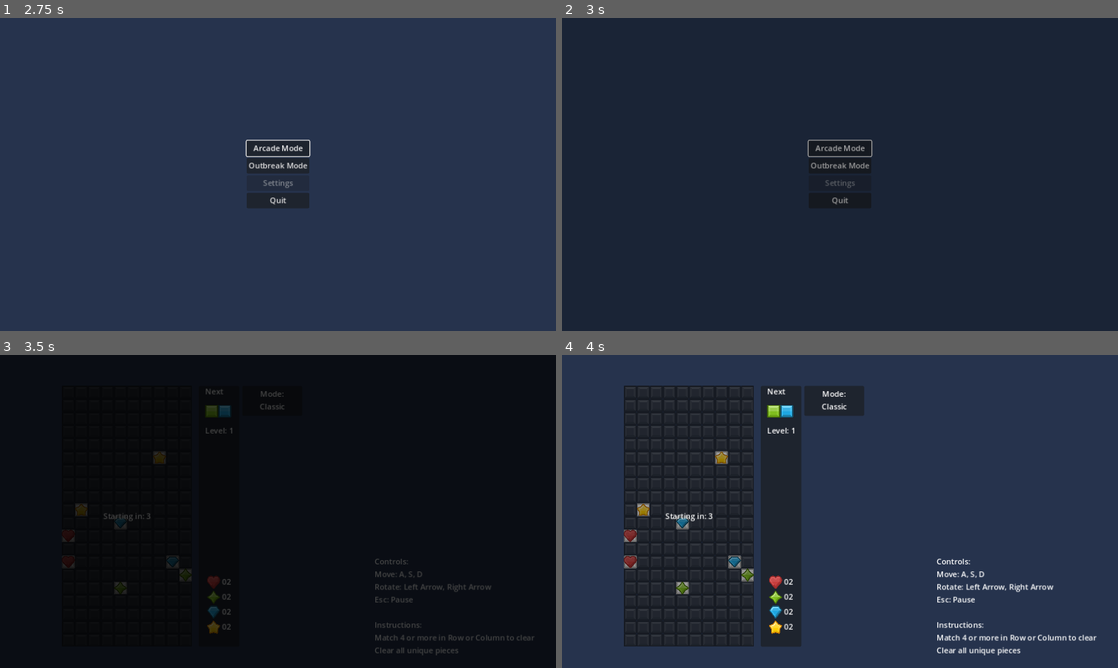
Above: before the commit, frames 1-4 (two rows, left to right).
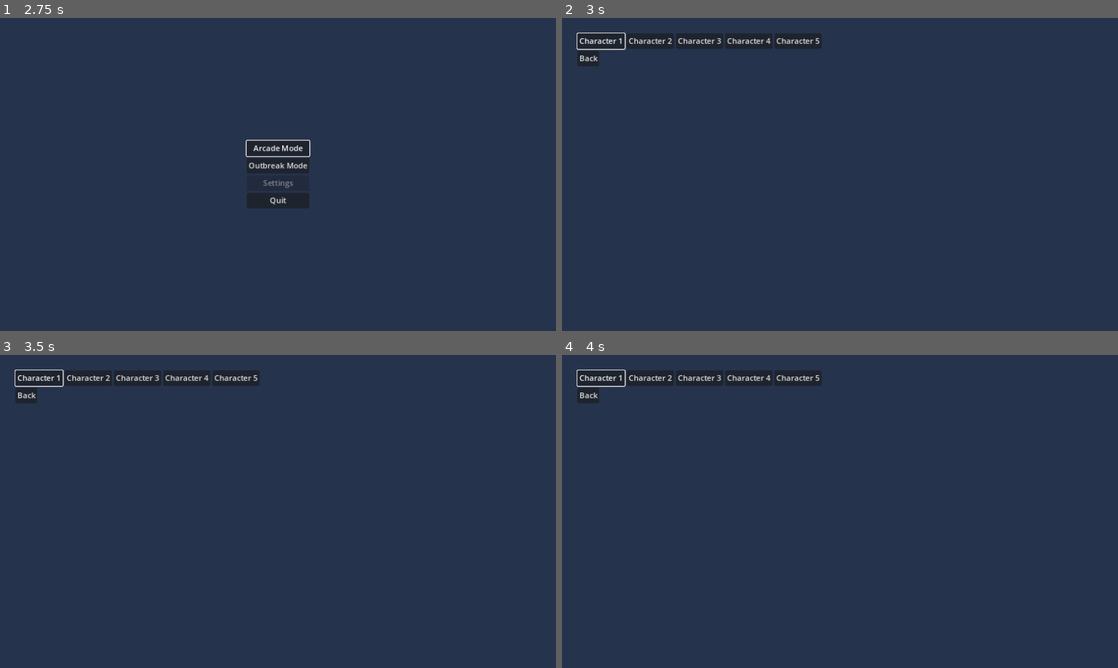
Above: after the commit, the same moments.

Repository: Akaihana/PuzzleProject
Game: Godot game, scene res://Scenes/Menus/main_menu.tscn
Same seed, same stepped clock (60 frames per second), same inputs: the game is played once before the commit and once after it. Before the commit the project starts from res://Scenes/main_menu.tscn.
Inputs (mouse positions are in pixels of both pictures, inside the frame that each line leads up to):
- Up to frame 1 (2.75 s): click "Outbreak Mode" at 0.5 s; click "Arcade Mode" at 1.25 s; click "Arcade Mode" at 2 s
- Up to frame 2 (3 s): tap Enter at 2.75 s; hold D (right) from 2.78 s (still down)
- Up to frame 3 (3.5 s): keep holding D (right)
- Up to frame 4 (4 s): release D (right) at 3.5 s; click (600, 376) at 3.5 s, where only the run after the commit has a clickable "Character 1"

Frame 1 is identical in both runs. In frame 2, 2.8% of the frame differs, in the area x 2-56%, y 4-61%; in frame 3, 100%, in the area x 0-100%, y 0-100%; in frame 4, 28%.

Commit message:
PRototype Character Select

Diff:
--- /dev/null
+++ b/Scenes/Characters/character_one.tscn
@@ -0,0 +1,8 @@
+[gd_scene load_steps=2 format=3 uid="uid://d8qgb6t18v13"]
+
+[ext_resource type="Texture2D" uid="uid://bimf3khb0f74v" path="res://Assets/Sprites/Characters/Mokou.png" id="1_bxm34"]
+
+[node name="CharacterOne" type="Node2D"]
+
+[node name="Sprite2D" type="Sprite2D" parent="."]
+texture = ExtResource("1_bxm34")
--- /dev/null
+++ b/Scenes/Characters/character_two.tscn
@@ -0,0 +1,8 @@
+[gd_scene load_steps=2 format=3 uid="uid://doliixtuxsqw7"]
+
+[ext_resource type="Texture2D" uid="uid://dllf1pcj5wdq5" path="res://Assets/Sprites/Characters/Reimu.png" id="1_wboxa"]
+
+[node name="CharacterTwo" type="Node2D"]
+
+[node name="Sprite2D" type="Sprite2D" parent="."]
+texture = ExtResource("1_wboxa")
--- /dev/null
+++ b/Scenes/Menus/character_select.tscn
@@ -0,0 +1,59 @@
+[gd_scene load_steps=2 format=3 uid="uid://16ww37klnubh"]
+
+[ext_resource type="Script" path="res://Scripts/character_select.gd" id="1_ltvgk"]
+
+[node name="CharacterSelect" type="CanvasLayer"]
+script = ExtResource("1_ltvgk")
+
+[node name="MarginContainer" type="MarginContainer" parent="."]
+anchors_preset = 15
+anchor_right = 1.0
+anchor_bottom = 1.0
+grow_horizontal = 2
+grow_vertical = 2
+theme_override_constants/margin_left = 32
+theme_override_constants/margin_top = 32
+theme_override_constants/margin_right = 32
+theme_override_constants/margin_bottom = 32
+
+[node name="VBoxContainer" type="VBoxContainer" parent="MarginContainer"]
+layout_mode = 2
+
+[node name="HBoxContainer" type="HBoxContainer" parent="MarginContainer/VBoxContainer"]
+layout_mode = 2
+size_flags_vertical = 0
+
+[node name="CharacterButton1" type="Button" parent="MarginContainer/VBoxContainer/HBoxContainer"]
+unique_name_in_owner = true
+layout_mode = 2
+text = "Character 1
+"
+
+[node name="CharacterButton2" type="Button" parent="MarginContainer/VBoxContainer/HBoxContainer"]
+layout_mode = 2
+text = "Character 2"
+
+[node name="CharacterButton3" type="Button" parent="MarginContainer/VBoxContainer/HBoxContainer"]
+layout_mode = 2
+text = "Character 3"
+
+[node name="CharacterButton4" type="Button" parent="MarginContainer/VBoxContainer/HBoxContainer"]
+layout_mode = 2
+text = "Character 4"
+
+[node name="CharacterButton5" type="Button" parent="MarginContainer/VBoxContainer/HBoxContainer"]
+layout_mode = 2
+text = "Character 5"
+
+[node name="BackButton" type="Button" parent="MarginContainer/VBoxContainer"]
+layout_mode = 2
+size_flags_horizontal = 0
+size_flags_vertical = 8
+text = "Back"
+
+[connection signal="pressed" from="MarginContainer/VBoxContainer/HBoxContainer/CharacterButton1" to="." method="_on_character_button_1_pressed"]
+[connection signal="pressed" from="MarginContainer/VBoxContainer/HBoxContainer/CharacterButton2" to="." method="_on_character_button_2_pressed"]
+[connection signal="pressed" from="MarginContainer/VBoxContainer/HBoxContainer/CharacterButton3" to="." method="_on_character_button_3_pressed"]
+[connection signal="pressed" from="MarginContainer/VBoxContainer/HBoxContainer/CharacterButton4" to="." method="_on_character_button_4_pressed"]
+[connection signal="pressed" from="MarginContainer/VBoxContainer/HBoxContainer/CharacterButton5" to="." method="_on_character_button_5_pressed"]
+[connection signal="pressed" from="MarginContainer/VBoxContainer/BackButton" to="." method="_on_back_button_pressed"]
--- a/Scenes/chain_text.tscn
+++ b/Scenes/chain_text.tscn
@@ -1,6 +1,33 @@
 [gd_scene load_steps=5 format=3 uid="uid://ci551vwnygbr"]
 
 [ext_resource type="Script" path="res://Scripts/chain_text.gd" id="1_crek1"]
+
+[sub_resource type="Animation" id="Animation_ucxxg"]
+length = 0.001
+tracks/0/type = "value"
+tracks/0/imported = false
+tracks/0/enabled = true
+tracks/0/path = NodePath("Label:modulate")
+tracks/0/interp = 1
+tracks/0/loop_wrap = true
+tracks/0/keys = {
+"times": PackedFloat32Array(0),
+"transitions": PackedFloat32Array(1),
+"update": 0,
+"values": [Color(1, 1, 1, 1)]
+}
+tracks/1/type = "value"
+tracks/1/imported = false
+tracks/1/enabled = true
+tracks/1/path = NodePath("Label:position")
+tracks/1/interp = 1
+tracks/1/loop_wrap = true
+tracks/1/keys = {
+"times": PackedFloat32Array(0),
+"transitions": PackedFloat32Array(1),
+"update": 0,
+"values": [Vector2(0, -26)]
+}
 
 [sub_resource type="Animation" id="Animation_gsgpc"]
 resource_name = "fade_out"
@@ -27,34 +54,7 @@
 "times": PackedFloat32Array(0, 0.5),
 "transitions": PackedFloat32Array(1, 1),
 "update": 0,
-"values": [Vector2(-32.5, -13), Vector2(-32, -24)]
-}
-
-[sub_resource type="Animation" id="Animation_ucxxg"]
-length = 0.001
-tracks/0/type = "value"
-tracks/0/imported = false
-tracks/0/enabled = true
-tracks/0/path = NodePath("Label:modulate")
-tracks/0/interp = 1
-tracks/0/loop_wrap = true
-tracks/0/keys = {
-"times": PackedFloat32Array(0),
-"transitions": PackedFloat32Array(1),
-"update": 0,
-"values": [Color(1, 1, 1, 1)]
-}
-tracks/1/type = "value"
-tracks/1/imported = false
-tracks/1/enabled = true
-tracks/1/path = NodePath("Label:position")
-tracks/1/interp = 1
-tracks/1/loop_wrap = true
-tracks/1/keys = {
-"times": PackedFloat32Array(0),
-"transitions": PackedFloat32Array(1),
-"update": 0,
-"values": [Vector2(-32.5, -13)]
+"values": [Vector2(0, -26), Vector2(0, -40)]
 }
 
 [sub_resource type="AnimationLibrary" id="AnimationLibrary_03yuo"]
@@ -67,24 +67,19 @@
 script = ExtResource("1_crek1")
 
 [node name="Label" type="Label" parent="."]
-anchors_preset = 8
-anchor_left = 0.5
-anchor_top = 0.5
-anchor_right = 0.5
-anchor_bottom = 0.5
-offset_left = -32.5
-offset_top = -13.0
-offset_right = 32.5
-offset_bottom = 13.0
-grow_horizontal = 2
-grow_vertical = 2
+anchors_preset = 2
+anchor_top = 1.0
+anchor_bottom = 1.0
+offset_top = -26.0
+offset_right = 65.0
+grow_vertical = 0
 text = "2x chain
 "
 
 [node name="AnimationPlayer" type="AnimationPlayer" parent="."]
-autoplay = "fade_out"
 libraries = {
 "": SubResource("AnimationLibrary_03yuo")
 }
+autoplay = "fade_out"
 
 [connection signal="animation_finished" from="AnimationPlayer" to="." method="_on_animation_player_animation_finished"]
--- a/Scenes/info_display.tscn
+++ b/Scenes/info_display.tscn
@@ -10,8 +10,8 @@
 [node name="InfoDisplay" type="Panel"]
 custom_minimum_size = Vector2(84, 540)
 offset_left = 270.0
-offset_right = 310.0
-offset_bottom = 40.0
+offset_right = 354.0
+offset_bottom = 540.0
 script = ExtResource("1_5vq2h")
 
 [node name="MarginContainer" type="MarginContainer" parent="."]
@@ -194,3 +194,23 @@
 text = "Mode:
 Classic"
 horizontal_alignment = 1
+
+[node name="CharacterPanel" type="Panel" parent="."]
+custom_minimum_size = Vector2(88, 100)
+layout_mode = 0
+offset_left = 90.0
+offset_top = 440.0
+offset_right = 178.0
+offset_bottom = 536.0
+
+[node name="CenterContainer" type="CenterContainer" parent="CharacterPanel"]
+layout_mode = 1
+anchors_preset = 15
+anchor_right = 1.0
+anchor_bottom = 1.0
+grow_horizontal = 2
+grow_vertical = 2
+
+[node name="CharacterLocation" type="Marker2D" parent="CharacterPanel/CenterContainer"]
+unique_name_in_owner = true
+position = Vector2(44, 50)
--- a/Scenes/main.tscn
+++ b/Scenes/main.tscn
@@ -1,12 +1,13 @@
-[gd_scene load_steps=19 format=3 uid="uid://d0lcwhpadgq44"]
+[gd_scene load_steps=20 format=3 uid="uid://d0lcwhpadgq44"]
 
 [ext_resource type="Script" path="res://Scripts/grid.gd" id="1_8qrqb"]
-[ext_resource type="PackedScene" uid="uid://dy4e4velmavcu" path="res://Scenes/pause_menu.tscn" id="1_rayih"]
+[ext_resource type="Script" path="res://Scripts/main.gd" id="1_660uq"]
+[ext_resource type="PackedScene" uid="uid://dy4e4velmavcu" path="res://Scenes/Menus/pause_menu.tscn" id="1_rayih"]
 [ext_resource type="Script" path="res://Scripts/gem_spawner.gd" id="2_jqgu4"]
-[ext_resource type="PackedScene" uid="uid://brv0bkjovmxg6" path="res://Scenes/lose_menu.tscn" id="2_q40m1"]
+[ext_resource type="PackedScene" uid="uid://brv0bkjovmxg6" path="res://Scenes/Menus/lose_menu.tscn" id="2_q40m1"]
 [ext_resource type="PackedScene" uid="uid://c1eou1cdb7ov6" path="res://Scenes/gem_container.tscn" id="2_rldxo"]
 [ext_resource type="PackedScene" uid="uid://dlihauw0nhjtp" path="res://Scenes/corrupted_gem.tscn" id="3_dxh0i"]
-[ext_resource type="PackedScene" uid="uid://bhofl6nsn4b45" path="res://Scenes/win_menu.tscn" id="3_opu7y"]
+[ext_resource type="PackedScene" uid="uid://bhofl6nsn4b45" path="res://Scenes/Menus/win_menu.tscn" id="3_opu7y"]
 [ext_resource type="Texture2D" uid="uid://cifupq4npmacr" path="res://Assets/Sprites/Grid/tileBlack_27.png" id="3_sl41j"]
 [ext_resource type="PackedScene" uid="uid://d7s8djqmtmpb" path="res://Scenes/ready_screen.tscn" id="4_rbu1x"]
 [ext_resource type="Script" path="res://Scripts/corrupted_gem_spawner.gd" id="5_fntxq"]
@@ -54,6 +55,7 @@
 }
 
 [node name="Main" type="Node2D"]
+script = ExtResource("1_660uq")
 
 [node name="CanvasLayer" type="CanvasLayer" parent="."]
 
@@ -142,7 +144,6 @@
 [node name="InfoDisplay" parent="Grid" instance=ExtResource("9_danry")]
 offset_left = 283.5
 offset_right = 367.5
-offset_bottom = 540.0
 
 [node name="AnimationPlayer" type="AnimationPlayer" parent="Grid"]
 process_mode = 3
--- /dev/null
+++ b/Scripts/character_select.gd
@@ -0,0 +1,44 @@
+extends CanvasLayer
+
+@onready var character_button_1: Button = %CharacterButton1
+
+func _ready() -> void:
+	get_tree().get_root().set_disable_input(false)
+	character_button_1.grab_focus()
+
+
+func load_main_scene() -> void:
+	get_tree().get_root().set_disable_input(true)
+	await LevelTransition.fade_to_black()
+	get_tree().change_scene_to_file("res://Scenes/main.tscn")
+	LevelTransition.fade_from_black()
+
+
+func _on_character_button_1_pressed() -> void:
+	Shared.current_character = Shared.Characters.IRYS
+	load_main_scene()
+
+
+func _on_character_button_2_pressed() -> void:
+	Shared.current_character = Shared.Characters.FAUNA
+	load_main_scene()
+
+
+func _on_character_button_3_pressed() -> void:
+	Shared.current_character = Shared.Characters.KRONII
+	load_main_scene()
+
+
+func _on_character_button_4_pressed() -> void:
+	Shared.current_character = Shared.Characters.MUMEI
+	load_main_scene()
+
+
+func _on_character_button_5_pressed() -> void:
+	Shared.current_character = Shared.Characters.BAELZ
+	load_main_scene()
+
+
+func _on_back_button_pressed() -> void:
+	get_tree().get_root().set_disable_input(true)
+	get_tree().change_scene_to_file("res://Scenes/Menus/main_menu.tscn")
--- a/Scripts/info_display.gd
+++ b/Scripts/info_display.gd
@@ -14,6 +14,9 @@
 @onready var timer_panel: Panel = $TimerPanel
 @onready var timer_display: Label = %TimerDisplay
 
+@onready var character_location: Marker2D = %CharacterLocation
+
+
 func _ready() -> void:
 	if Shared.current_game_mode as Shared.Game_modes == Shared.Game_modes.CLASSIC:
 		mode_display.text = "Mode:\nClassic"
@@ -22,6 +25,11 @@
 		mode_display.text = "Mode:\nOutbreak"
 		level_display.text = "Wave: 1"
 		timer_panel.visible = true
+
+	print(Shared.current_character as Shared.Characters)
+	var character = Shared.characters[Shared.current_character as Shared.Characters].instantiate()
+	add_child(character)
+	character.global_position = character_location.global_position
 
 
 func update_next_gem(gem_colors: Array) -> void:
--- a/Scripts/lose_menu.gd
+++ b/Scripts/lose_menu.gd
@@ -26,4 +26,4 @@
 func _on_main_menu_button_pressed() -> void:
 	get_tree().paused = false
 	Shared.is_paused = false
-	get_tree().change_scene_to_file("res://Scenes/main_menu.tscn")
+	get_tree().change_scene_to_file("res://Scenes/Menus/main_menu.tscn")
--- /dev/null
+++ b/Scripts/main.gd
@@ -0,0 +1,5 @@
+extends Node2D
+
+
+func _ready() -> void:
+	get_tree().get_root().set_disable_input(false)
--- a/Scripts/main_menu.gd
+++ b/Scripts/main_menu.gd
@@ -3,25 +3,26 @@
 @onready var arcade_mode_button: Button = %ArcadeModeButton
 
 
+
 func _ready() -> void:
+	get_tree().get_root().set_disable_input(false)
 	arcade_mode_button.grab_focus()
 
 
 func _on_arcade_mode_button_pressed() -> void:
 	Shared.current_game_mode = Shared.Game_modes.CLASSIC
-	load_main_scene()
+	load_characte_select_scene()
 
 
 func _on_outbreak_mode_button_pressed() -> void:
 	Shared.current_game_mode = Shared.Game_modes.ENDLESS
-	load_main_scene()
+	load_characte_select_scene()
 
 
 func _on_quit_button_pressed() -> void:
 	get_tree().quit()
 
 
-func load_main_scene() -> void:
-	await LevelTransition.fade_to_black()
-	get_tree().change_scene_to_file("res://Scenes/main.tscn")
-	LevelTransition.fade_from_black()
+func load_characte_select_scene() -> void:
+	get_tree().get_root().set_disable_input(true)
+	get_tree().change_scene_to_file("res://Scenes/Menus/character_select.tscn")
--- a/Scripts/pause_menu.gd
+++ b/Scripts/pause_menu.gd
@@ -20,4 +20,4 @@
 func _on_main_menu_button_pressed() -> void:
 	get_tree().paused = false
 	Shared.is_paused = false
-	get_tree().change_scene_to_file("res://Scenes/main_menu.tscn")
+	get_tree().change_scene_to_file("res://Scenes/Menus/main_menu.tscn")
--- a/Scripts/shared.gd
+++ b/Scripts/shared.gd
@@ -2,11 +2,14 @@
 
 enum Gem_color { RED, GREEN, BLUE, YELLOW }
 enum Game_modes { CLASSIC, ENDLESS }
+enum Characters { IRYS, FAUNA, KRONII, MUMEI, BAELZ }
 
 var current_game_mode: Game_modes = Game_modes.CLASSIC
+var current_character: Characters = Characters.IRYS
 var gem_size: int = 27
 var is_paused: bool = false
 var wall_kicks: Array[Vector2] = [Vector2(0,0), Vector2(-1,0), Vector2(1,0), Vector2(0, -1), Vector2(0, 1)]
+
 
 var data: Dictionary = {
 	Gem_color.RED: preload("res://Resources/gem_red_data.tres"),
@@ -22,5 +25,10 @@
 	Gem_color.YELLOW: preload("res://Resources/corrupted_gem_yellow_data.tres")
 }
 
+var characters: Dictionary = {
+	Characters.IRYS: preload("res://Scenes/Characters/character_one.tscn"),
+	Characters.FAUNA: preload("res://Scenes/Characters/character_two.tscn")
+}
+
 var clockwise_rotation_matrix: Array[Vector2] = [Vector2(0, -1), Vector2(1, 0)]
 var counter_clockwise_rotation_matrix: Array[Vector2] = [Vector2(0, 1), Vector2(-1, 0)]
--- a/Scripts/win_menu.gd
+++ b/Scripts/win_menu.gd
@@ -25,4 +25,4 @@
 func _on_main_menu_button_pressed() -> void:
 	get_tree().paused = false
 	Shared.is_paused = false
-	get_tree().change_scene_to_file("res://Scenes/main_menu.tscn")
+	get_tree().change_scene_to_file("res://Scenes/Menus/main_menu.tscn")
--- a/project.godot
+++ b/project.godot
@@ -11,8 +11,8 @@
 [application]
 
 config/name="PuzzleProject"
-run/main_scene="res://Scenes/main_menu.tscn"
-config/features=PackedStringArray("4.1", "Forward Plus")
+run/main_scene="res://Scenes/Menus/main_menu.tscn"
+config/features=PackedStringArray("4.2", "Forward Plus")
 config/icon="res://Assets/Icons/icon.svg"
 
 [autoload]
Renamed: Scenes/lose_menu.tscn -> Scenes/Menus/lose_menu.tscn
Not shown: 2 places in Scenes/Menus/main_menu.tscn that only renumber resources
Renamed: Scenes/pause_menu.tscn -> Scenes/Menus/pause_menu.tscn
Renamed: Scenes/win_menu.tscn -> Scenes/Menus/win_menu.tscn
